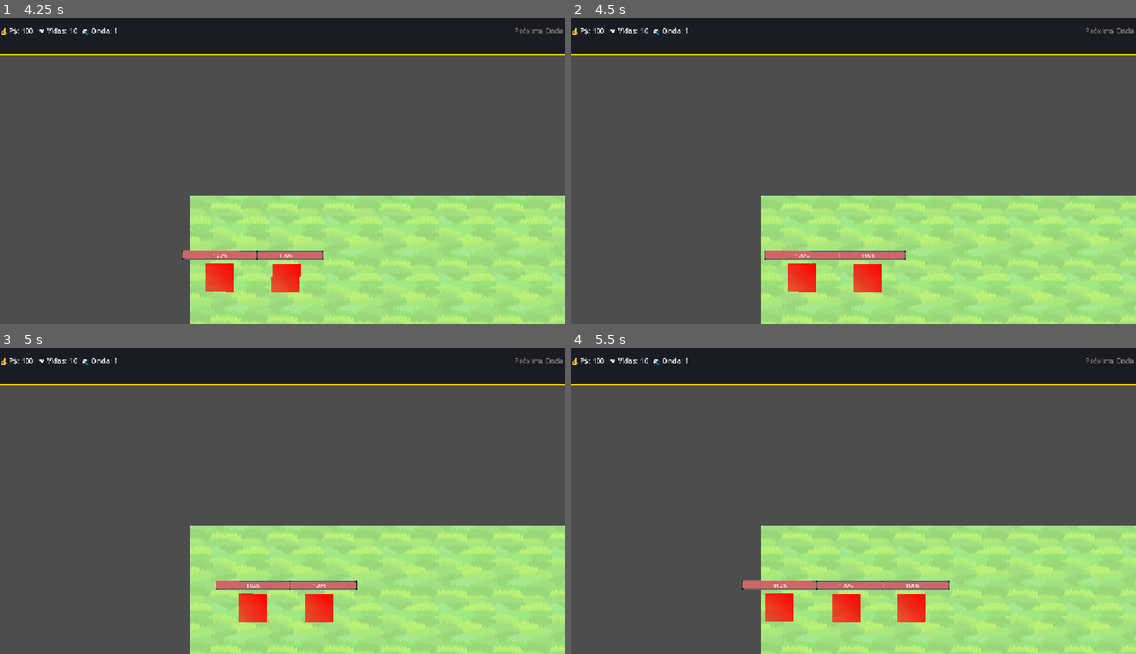
Above: before the commit, frames 1-4 (two rows, left to right).
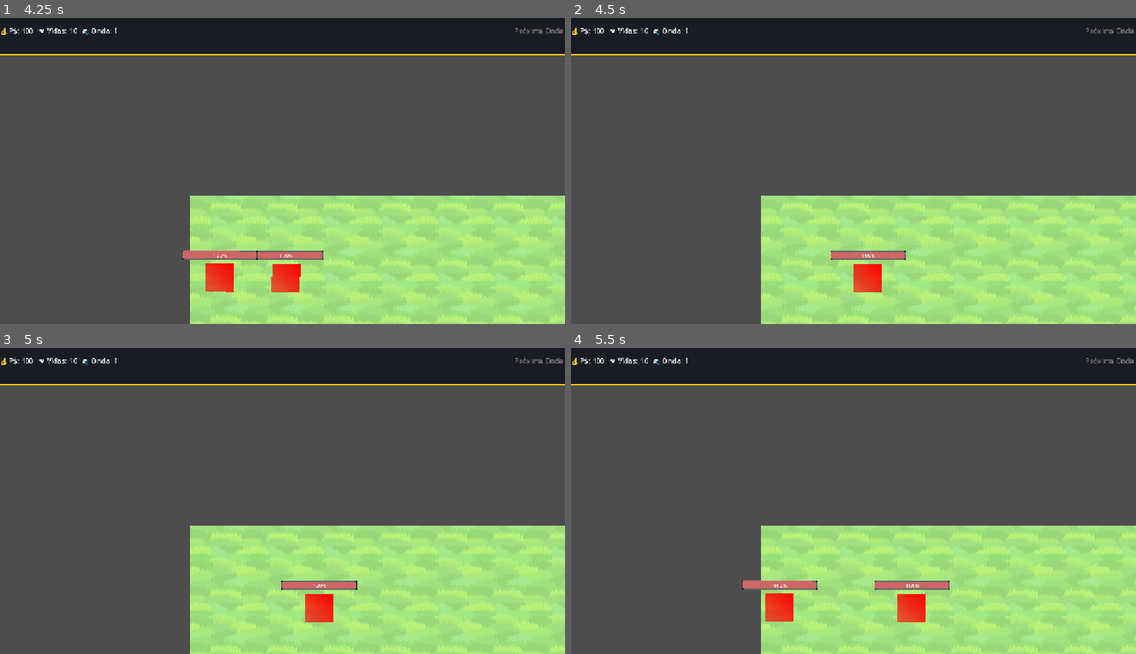
Above: after the commit, the same moments.

Repository: DJerowd/pokemon-td
Game: Godot game, scene res://scenes/main/GameScene.tscn
Two runs of this game, one before a commit and one after it. Both use one fixed random seed, a clock stepped at 60 frames per second and the inputs below. This scene is started directly instead of the project's main scene.
Inputs (mouse positions are in pixels of both pictures, inside the frame that each line leads up to):
- Up to frame 1 (4.25 s): click "Próxima Onda" at 0.5 s; tap Enter at 1.25 s; move the mouse to (254, 229) at 1.27 s; hold Up (ui_up) 1.28-2 s; click (254, 229) at 1.42 s; drag from (452, 213) to (254, 229) at 2.02 s; move the mouse to (28, 278) at 2.77 s; hold Left (ui_left) 2.78-3.5 s; click (28, 278) at 2.92 s; drag from (310, 164) to (113, 118) at 3.52 s
- Up to frame 2 (4.5 s): drag from (791, 278) to (881, 164) at 4.27 s
- Up to frame 3 (5 s): no input
- Up to frame 4 (5.5 s): drag from (977, 479) to (768, 415) at 5.02 s

Frame 1 is identical in both runs. In frame 2, 0.8% of the frame differs, in the area x 34-48%, y 76-90%; in frame 3, 0.8%; in frame 4, 0.8%.
Error before the commit: Invalid call. Nonexistent function 'has' in base 'Node (GameManager.gd)'. (res://scenes/entities/Enemy.gd:44)

Commit message:
Fix enemy damage, capture and end-of-path handling

Diff:
--- a/scenes/entities/Enemy.gd
+++ b/scenes/entities/Enemy.gd
@@ -1,63 +1,79 @@
 extends PathFollow2D
 
 @export var max_hp: float = 50.0
-var current_hp: float
+var current_hp: float = 50.0
 @export var speed: float = 100.0
-@export var pokemon_data: Resource # Referência aos dados do Pokémon
+@export var pokemon_data: PokemonData
 
-@onready var health_bar = $CharacterBody2D/ProgressBar
-@onready var character_body = $CharacterBody2D
+@onready var health_bar: ProgressBar = $CharacterBody2D/ProgressBar
+@onready var character_body: CharacterBody2D = $CharacterBody2D
+
+var removed_from_game: bool = false
 
 func _ready() -> void:
+	# Se houver dados de espécie, eles definem a vida inicial do inimigo.
+	max_hp = maxf(1.0, pokemon_data.hp) if pokemon_data != null else maxf(1.0, max_hp)
 	current_hp = max_hp
 	health_bar.max_value = max_hp
 	health_bar.value = current_hp
+	add_to_group("enemies")
 
-	# Adiciona o inimigo ao grupo para o WaveManager conseguir contá-lo
-	if not is_in_group("enemies"):
-		add_to_group("enemies")
-
-	# Como o PathFollow2D não recebe input direto, ativamos o pickable no CharacterBody2D e conectamos o sinal
 	if character_body:
 		character_body.input_pickable = true
 		if not character_body.input_event.is_connected(_on_character_body_input_event):
 			character_body.input_event.connect(_on_character_body_input_event)
 
 func _process(delta: float) -> void:
-	# Move o inimigo ao longo do Path2D
+	if removed_from_game or GameManager.game_over:
+		return
 	progress += speed * delta
-
-	# Se chegar ao final do caminho
 	if progress_ratio >= 1.0:
-		GameManager.player_lives -= 1
-		queue_free() # Remove o inimigo da tela
+		reach_end_of_path()
 
 func take_damage(amount: float) -> void:
-	current_hp -= amount
+	if removed_from_game or amount <= 0.0:
+		return
+	current_hp = maxf(0.0, current_hp - amount)
 	health_bar.value = current_hp
-	if current_hp <= 0:
-		GameManager.player_money += 50 # Recompensa em dinheiro
+	if current_hp <= 0.0:
+		removed_from_game = true
+		GameManager.add_money(50)
 		queue_free()
 
-# Função chamada quando o jogador clica no inimigo para tentar capturá-lo
+func reach_end_of_path() -> void:
+	if removed_from_game:
+		return
+	removed_from_game = true
+	GameManager.take_damage(1)
+	queue_free()
+
 func try_to_catch() -> void:
-	if GameManager.has("pokeballs") and GameManager.pokeballs > 0:
-		GameManager.pokeballs -= 1
-		# Chance simulada de captura com base na vida restante
-		var catch_chance = 0.5 + (1.0 - (current_hp / max_hp)) * 0.5
-		if randf() <= catch_chance:
-			print("Pokémon capturado com sucesso!")
-			if pokemon_data:
-				GameManager.captured_pokemons.append(pokemon_data)
-			queue_free()
+	if removed_from_game or not GameManager.use_pokeball():
+		print("Sem Pokébolas disponíveis ou partida encerrada.")
+		return
+
+	# Quanto menor o HP restante, maior a chance de captura (50% a 100%).
+	var hp_ratio := clampf(current_hp / max_hp, 0.0, 1.0)
+	var catch_chance := 0.5 + (1.0 - hp_ratio) * 0.5
+	if randf() <= catch_chance:
+		var captured_data: PokemonData = pokemon_data
+		if captured_data == null:
+			# O protótipo ainda não associa uma espécie a todos os spawns.
+			# Criamos dados mínimos para que uma captura nunca seja perdida.
+			captured_data = PokemonData.new()
+			captured_data.species_name = "Pokémon selvagem"
+			captured_data.hp = max_hp
+			captured_data.attack = 40.0
+		if GameManager.capture_pokemon(captured_data):
+			print("Pokémon capturado: ", captured_data.species_name)
 		else:
-			print("O Pokémon escapou da Pokéball!")
+			print("Este Pokémon já está no inventário.")
+		removed_from_game = true
+		queue_free()
 	else:
-		print("Sem Pokéballs restantes!")
+		print("O Pokémon escapou da Pokébola!")
 
-
-# Recebe o evento de clique repassado pelo CharacterBody2D filho
 func _on_character_body_input_event(_viewport: Node, event: InputEvent, _shape_idx: int) -> void:
 	if event is InputEventMouseButton and event.pressed and event.button_index == MOUSE_BUTTON_LEFT:
 		try_to_catch()
-		get_viewport().set_input_as_handled() # Impede que o clique atravesse para o mapa
+		get_viewport().set_input_as_handled()
